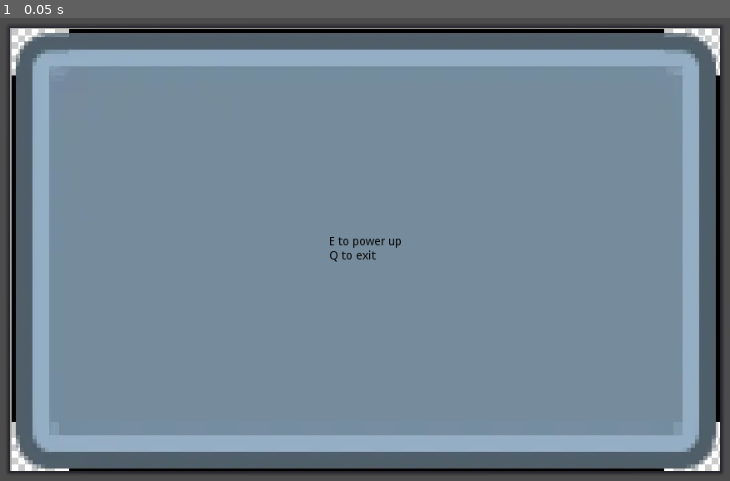
Above: before the commit, frame 1.
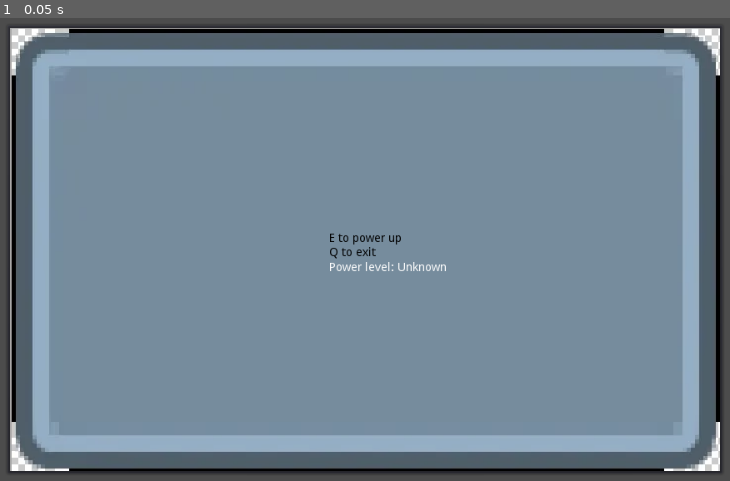
Above: after the commit, the same moment.

Repository: feyrkh/game-jam
Game: Godot game, scene res://props/powerStation/PowerStationControlPanel.tscn
Same seed, same stepped clock (60 frames per second), same inputs: the game is played once before the commit and once after it. This scene is started directly instead of the project's main scene.
Inputs:
- Up to frame 1 (0.05 s): no input

The runs differ from the first frame. In frame 1, 0.3% of the frame differs, in the area x 45-62%, y 46-55%.

Commit message:
Control panel popup handles input, gets feedback from control panel

Diff:
--- a/01_space_horror/project.godot
+++ b/01_space_horror/project.godot
@@ -18,10 +18,16 @@
 "class": "MixedModeCamera",
 "language": "GDScript",
 "path": "res://camera/MixedModeCamera.gd"
+}, {
+"base": "PopupPanel",
+"class": "PowerStationControlPanel",
+"language": "GDScript",
+"path": "res://props/powerStation/PowerStationControlPanel.gd"
 } ]
 _global_script_class_icons={
 "Interactable": "",
-"MixedModeCamera": ""
+"MixedModeCamera": "",
+"PowerStationControlPanel": ""
 }
 
 [application]
--- a/01_space_horror/props/powerStation/PowerStation.gd
+++ b/01_space_horror/props/powerStation/PowerStation.gd
@@ -14,13 +14,16 @@
 			powerLevel = 0
 			$AnimatedSprite.play("noPower")
 
-func powerUp():
+func powerUp(controlPanel:PowerStationControlPanel):
 	setPowerLevel(powerLevel + 1)
+	controlPanel.setPowerLevel(powerLevel)
+
 
 func interact():
 	.interact()
 	disableUserInput()
-	var popup = ControlPanelScene.instance()
+	var popup:PowerStationControlPanel = ControlPanelScene.instance()
+	popup.setPowerLevel(powerLevel)
 	popup.connect("controlPanelClosed", self, "restoreUserInput")
 	popup.connect("powerUp", self, "powerUp")
 	get_tree().get_nodes_in_group("ui_layer")[0].add_child(popup)
--- a/01_space_horror/props/powerStation/PowerStationControlPanel.gd
+++ b/01_space_horror/props/powerStation/PowerStationControlPanel.gd
@@ -1,8 +1,12 @@
 extends PopupPanel
+
+class_name PowerStationControlPanel
 
 signal powerUp
 signal controlPanelOpened
 signal controlPanelClosed
+
+var powerLevel
 
 func _ready():
 	emit_signal("controlPanelOpened")
@@ -12,12 +16,16 @@
 	print_debug("Popup visible: ", self.visible)
 	print_debug("Popup position: ", self.rect_position)
 
-
 func _unhandled_key_input(event):
 	if event.is_action_pressed("ui_accept"):
-		emit_signal("powerUp")
+		emit_signal("powerUp", self)
 		get_tree().set_input_as_handled()
 	elif event.is_action_pressed("ui_cancel"):
 		self.queue_free()
 		emit_signal("controlPanelClosed")
 		get_tree().set_input_as_handled()
+
+func setPowerLevel(newPowerLevel):
+	powerLevel = newPowerLevel
+	var powerLabel:Label = find_node("PowerLabel")
+	powerLabel.text = "Power level: "+str(newPowerLevel)
--- a/01_space_horror/props/powerStation/PowerStationControlPanel.tscn
+++ b/01_space_horror/props/powerStation/PowerStationControlPanel.tscn
@@ -46,10 +46,19 @@
 "_edit_use_anchors_": false
 }
 
-[node name="Label" type="Label" parent="Background/CenterContainer"]
-margin_top = 4.0
-margin_right = 87.0
-margin_bottom = 35.0
+[node name="VBoxContainer" type="VBoxContainer" parent="Background/CenterContainer"]
+margin_right = 141.0
+margin_bottom = 49.0
+
+[node name="Instructions" type="Label" parent="Background/CenterContainer/VBoxContainer"]
+margin_right = 141.0
+margin_bottom = 31.0
 custom_colors/font_color = Color( 0, 0, 0, 1 )
 text = "E to power up
 Q to exit"
+
+[node name="PowerLabel" type="Label" parent="Background/CenterContainer/VBoxContainer"]
+margin_top = 35.0
+margin_right = 141.0
+margin_bottom = 49.0
+text = "Power level: Unknown"
